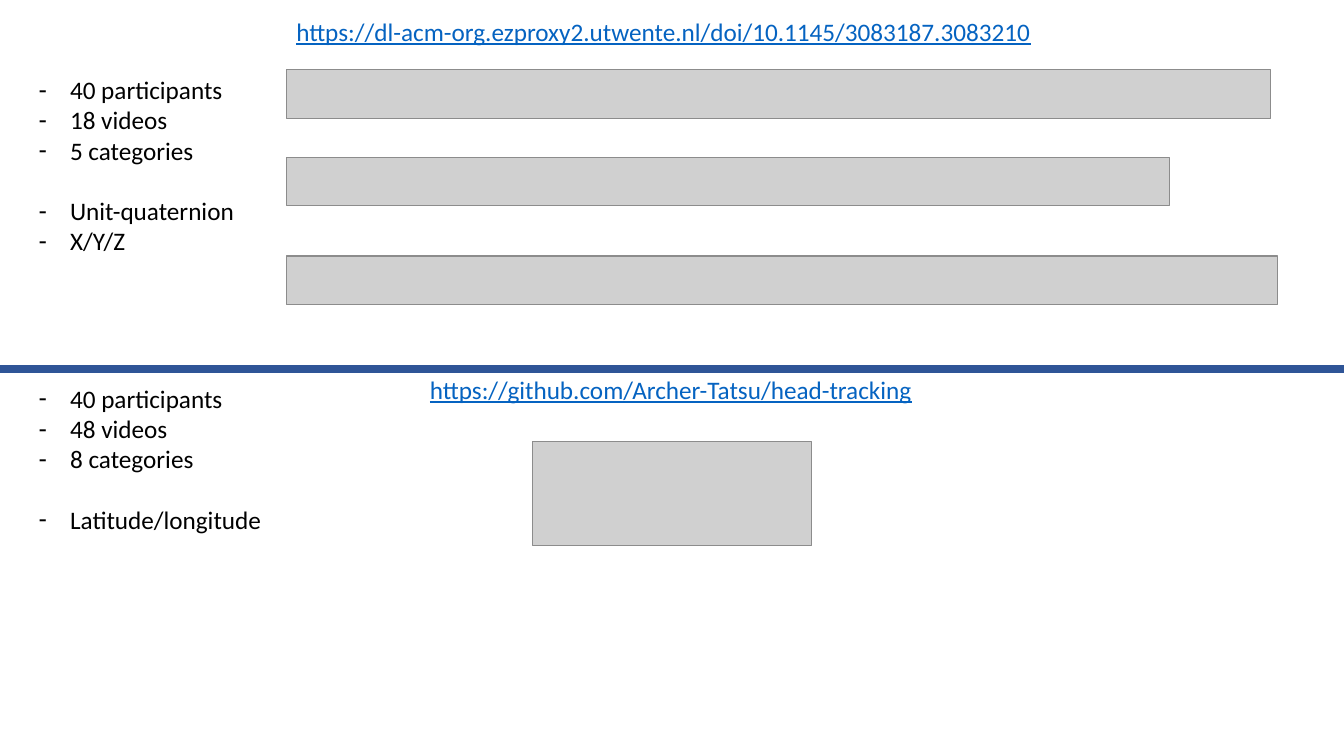
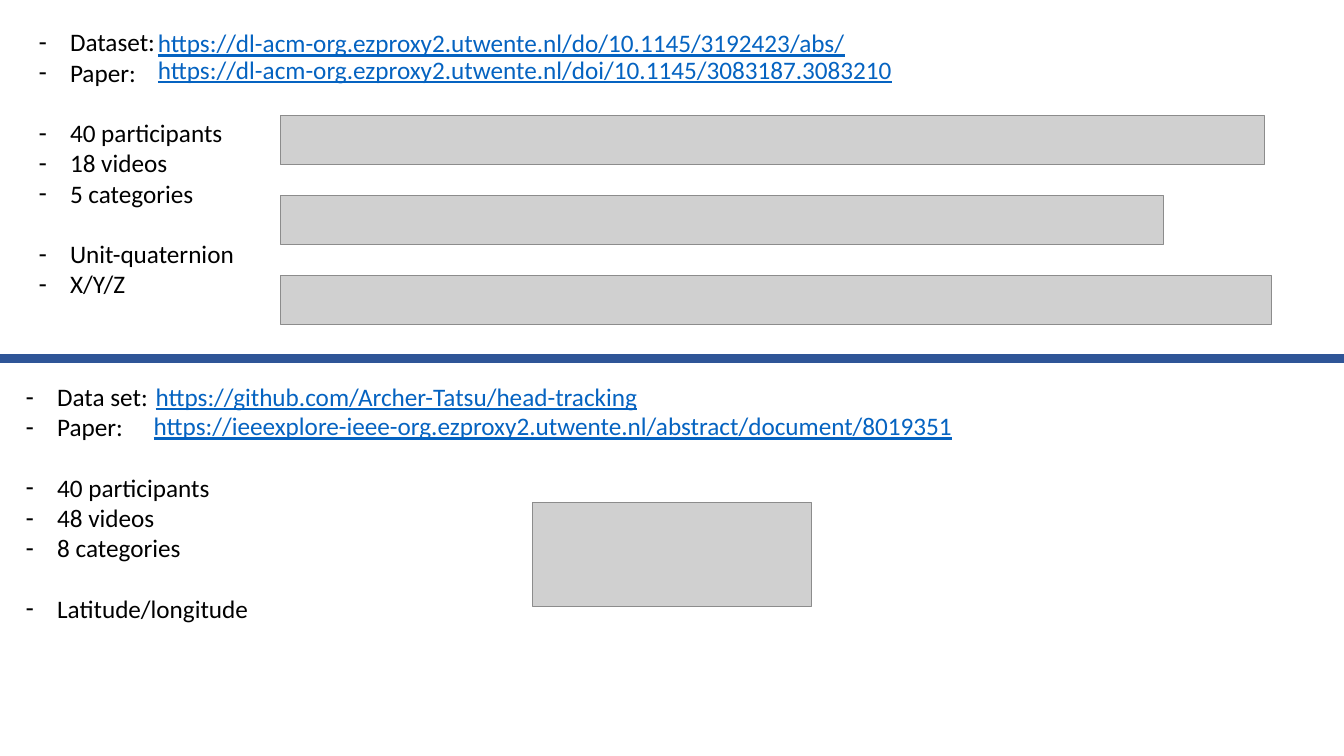
Before and after one commit to timovdk/characterizing_navigation_graphs, a slide deck: slide 3 of weekly_update.pptx. Drawn at 1344x756 pixels with LibreOffice and Linux fonts; fonts in the diff are those of the drawing; grey boxes stand for pictures. Boxes give left, top, right and bottom in pixels: in the first picture for what was removed or moved away, otherwise in the second. Text is boxed around its words. In the diff, an @@ line names an element or a change of style, - is before the commit and + after.

```diff
--- a/weekly_update.pptx
+++ b/weekly_update.pptx
@@ text "Dataset:": place and size @@
-text "Dataset:" at (70,81,234,251)
+text "Dataset:" at (70,34,234,294)
@@ text at (70,34,155,86): paragraphs added @@
+– Dataset:
+– Paper:
@@ text "https://dl-acm-org.ezproxy2.utwente.nl/doi/10.1145/3083187.3 ...": place and size @@
-text "https://dl-acm-org.ezproxy2.utwente.nl/doi/10.1145/3083187.3 ..." at (296,23,1030,46)
+text "https://dl-acm-org.ezproxy2.utwente.nl/doi/10.1145/3083187.3 ..." at (158,61,892,84)
@@ text added at (158,34,844,57), 18 pt, text #0563C1, underline @@
+https://dl-acm-org.ezproxy2.utwente.nl/do/10.1145/3192423/abs/
@@ picture: place and size @@
-picture at (286,70,1270,119)
+picture at (280,116,1264,165)
@@ picture: place and size @@
-picture at (286,157,1170,206)
+picture at (280,196,1164,244)
@@ picture: place and size @@
-picture at (286,256,1277,304)
+picture at (280,276,1271,325)
@@ line moved from (0, 369) - (1344, 369) to (0, 359) - (1344, 359) @@
@@ text "Data set:": place and size @@
-text "Data set:" at (70,390,261,534)
+text "Data set:" at (57,389,248,623)
@@ text at (57,389,147,440): paragraphs added @@
+– Data set:
+– Paper:
@@ text "https://github.com/Archer-Tatsu/head-tracking": place and size @@
-text "https://github.com/Archer-Tatsu/head-tracking" at (430,381,911,404)
+text "https://github.com/Archer-Tatsu/head-tracking" at (156,388,637,411)
@@ text added at (154,417,952,440), 18 pt, text #0563C1, underline @@
+https://ieeexplore-ieee-org.ezproxy2.utwente.nl/abstract/document/8019351
@@ picture: place and size @@
-picture at (532,442,812,545)
+picture at (532,502,812,606)
```
Also in this commit, not shown: 1 other slide changed.
